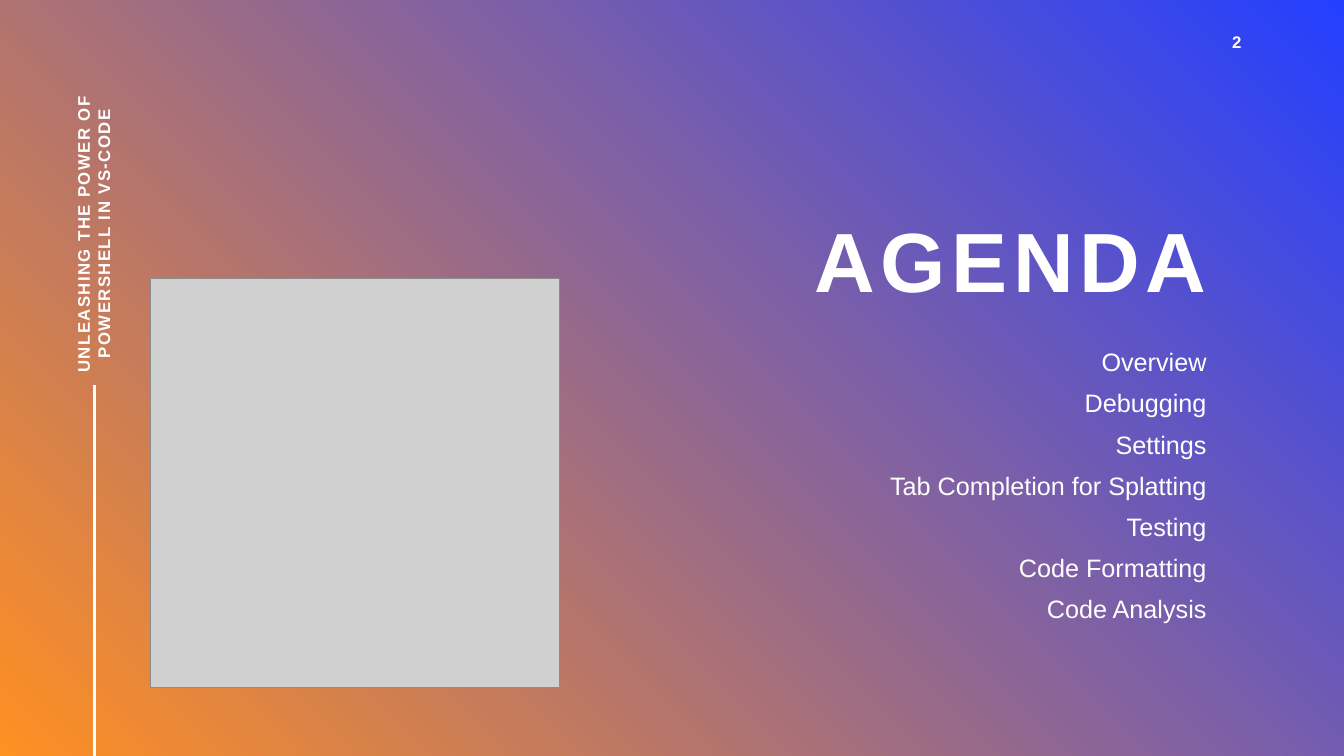
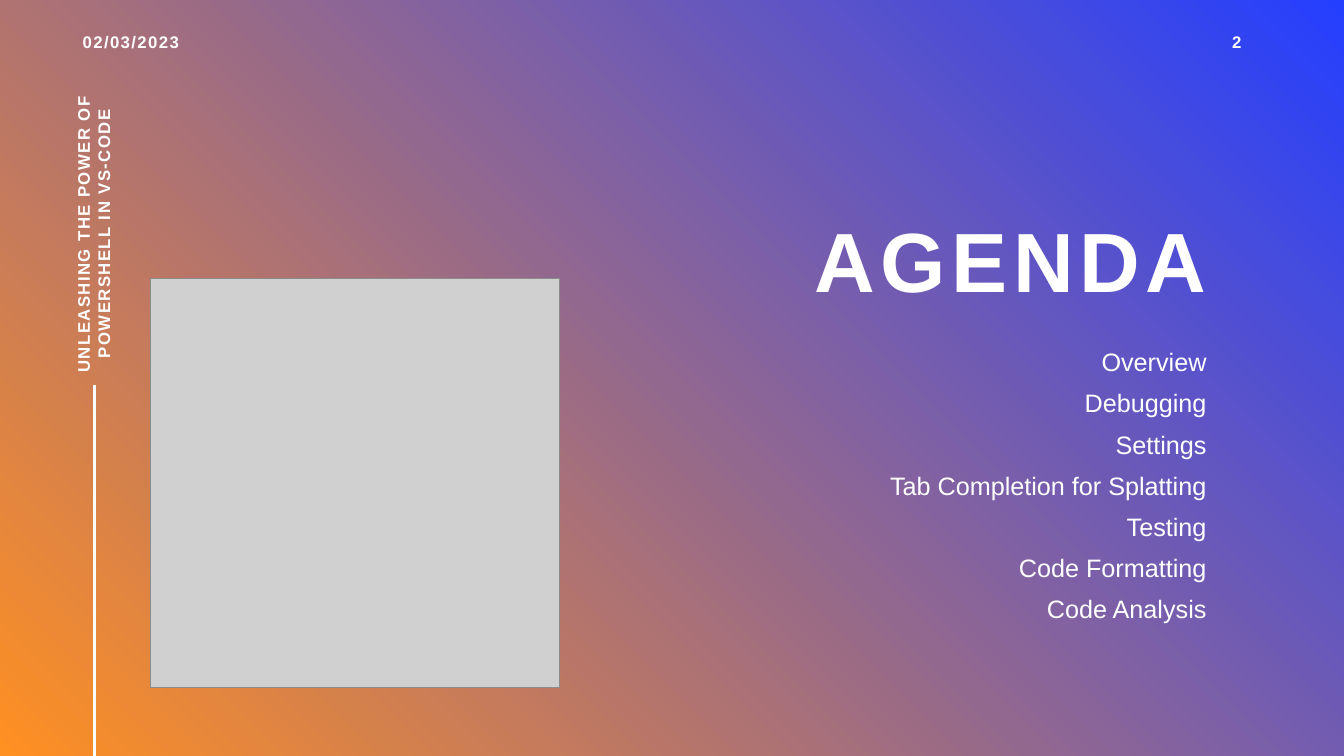
Before and after one commit to bergmeister/pssa-demo, a slide deck: slide 2 of Unleashing the power of Powershell in VS-Code.pptx. Drawn at 1344x756 pixels with LibreOffice and Linux fonts; fonts in the diff are those of the drawing; grey boxes stand for pictures. Boxes give left, top, right and bottom in pixels: in the first picture for what was removed or moved away, otherwise in the second. Text is boxed around its words. In the diff, an @@ line names an element or a change of style, - is before the commit and + after.

Commit message:
update presentation

```diff
--- a/Unleashing the power of Powershell in VS-Code.pptx
+++ b/Unleashing the power of Powershell in VS-Code.pptx
@@ text added at (83,36,179,49), 12 pt, text #FFFFFF, bold @@
+02/03/2023
```
Also in this commit, not shown: 8 other slides changed.
